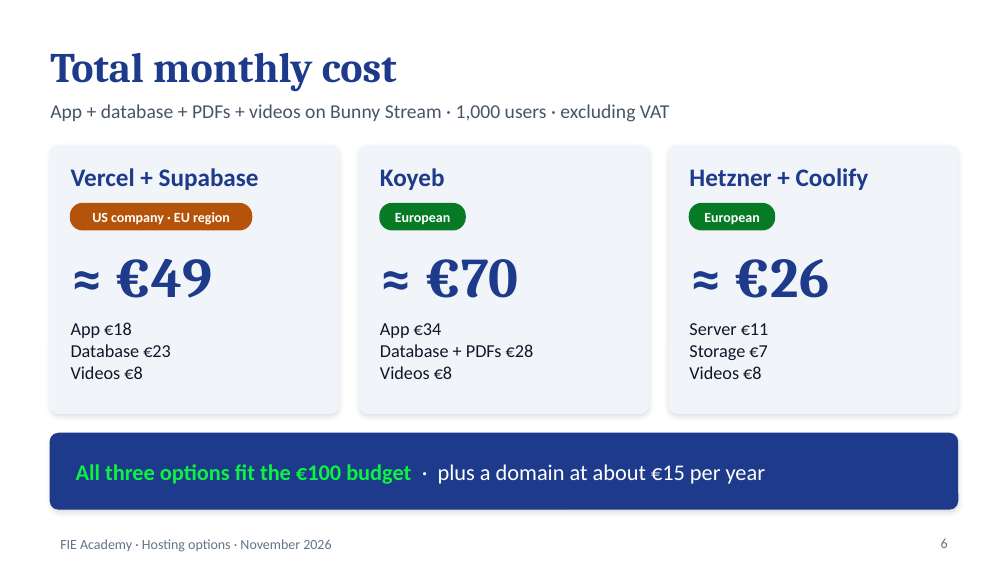
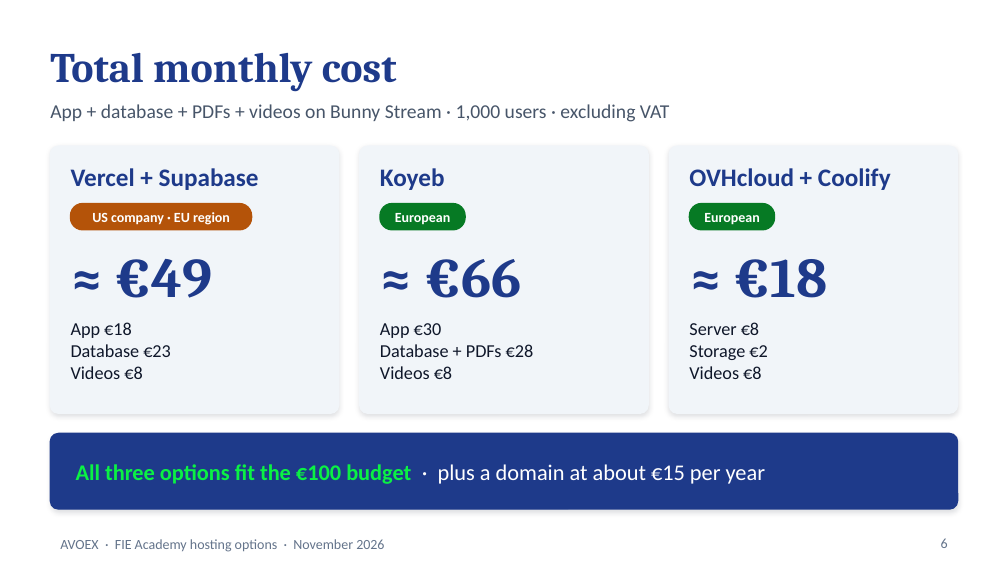
Before and after one commit to Angelvalkov2003/fie-academy, a slide deck: slide 6 of FIE_Academy_Hosting_Options.pptx. Drawn at 1008x567 pixels with LibreOffice and Linux fonts; fonts in the diff are those of the drawing. Boxes give left, top, right and bottom in pixels: in the first picture for what was removed or moved away, otherwise in the second. Text is boxed around its words. In the diff, an @@ line names an element or a change of style, - is before the commit and + after.

```diff
--- a/FIE_Academy_Hosting_Options.pptx
+++ b/FIE_Academy_Hosting_Options.pptx
@@ text at (x1=689, y1=168, x2=891, y2=190): text changed @@
-Hetzner + Coolify
+OVHcloud + Coolify
@@ text at (x1=425, y1=259, x2=521, y2=298): text changed @@
-≈ €70
+≈ €66
@@ text at (x1=735, y1=259, x2=828, y2=298): text changed @@
-≈ €26
+≈ €18
@@ text at (x1=380, y1=323, x2=442, y2=338): text changed @@
-App €34
+App €30
@@ text at (x1=689, y1=322, x2=767, y2=360): text changed @@
-Server €11
-Storage €7
+Server €8
+Storage €2
@@ text at (x1=60, y1=539, x2=384, y2=552): text changed @@
-FIE Academy · Hosting options · November 2026
+AVOEX · FIE Academy hosting options · November 2026
```
Also in this commit, not shown: 7 other slides changed, 1 other file.
